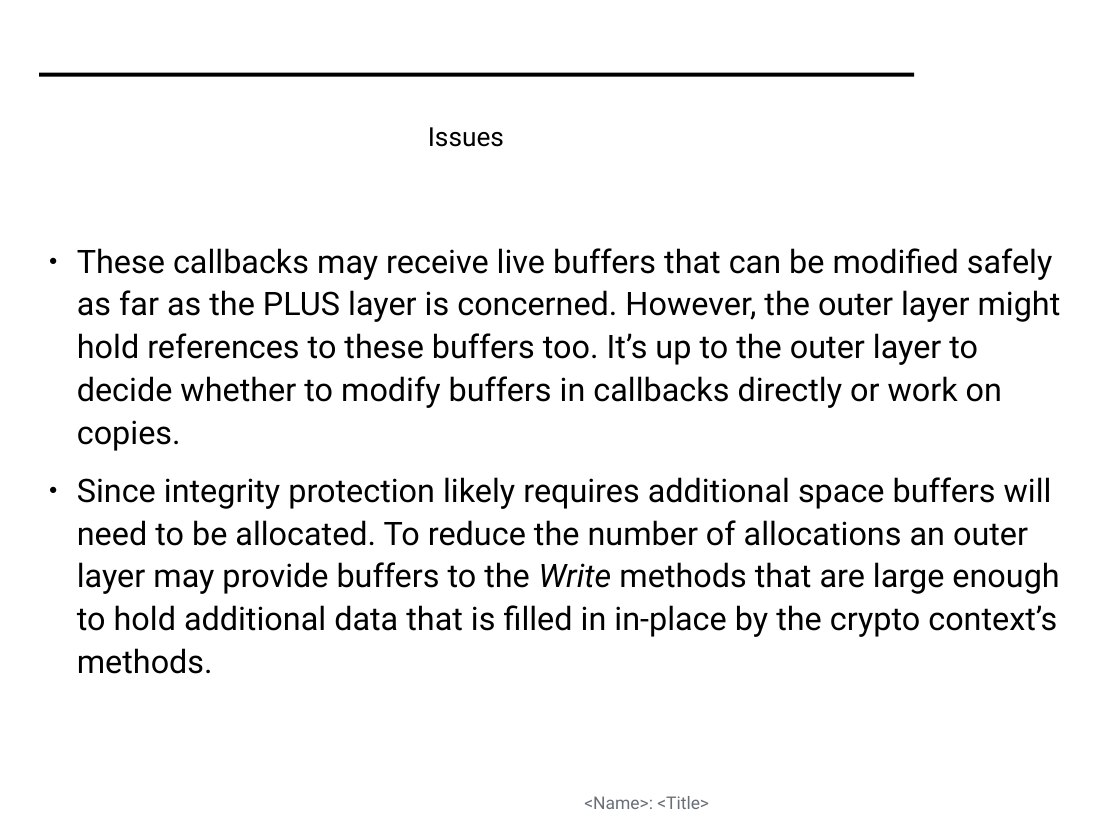
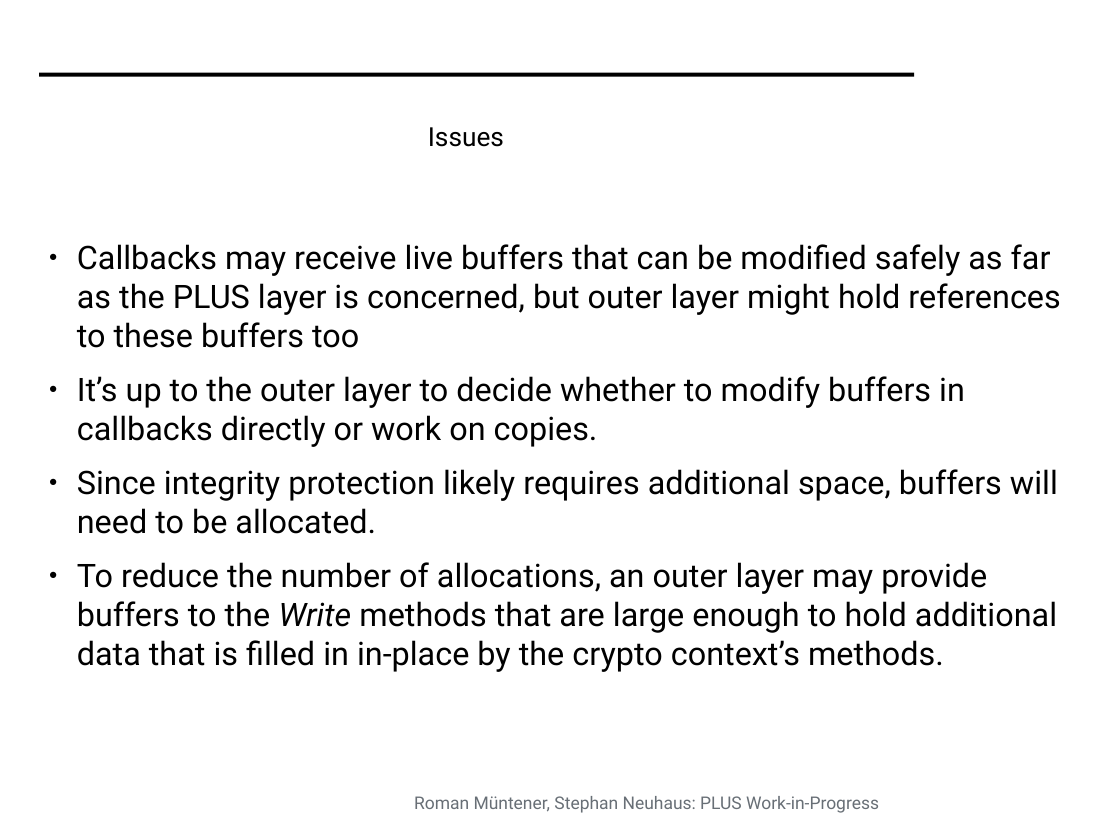
Before and after one commit to mami-project/roadshows, a slide deck: slide 13 of mami-oslo/PLUS_WIP.odp (slide 9 before the commit). Drawn at 1120x840 pixels with LibreOffice and Linux fonts; fonts in the diff are those of the drawing; background and template pictures are left out. Boxes give left, top, right and bottom in pixels: in the first picture for what was removed or moved away, otherwise in the second. Text is boxed around its words. In the diff, an @@ line names an element or a change of style, - is before the commit and + after.

Commit message:
More on PLUS

```diff
--- a/mami-oslo/PLUS_WIP.odp
+++ b/mami-oslo/PLUS_WIP.odp
@@ text at <box>77,244,1060,672</box>: text changed @@
-● These callbacks may receive live buffers that can be modified safely as far as the PLUS layer is concerned. However, the outer layer might hold references to these buffers too. It’s up to the outer layer to decide whether to modify buffers in callbacks directly or work on copies.
-● Since integrity protection likely requires additional space buffers will need to be allocated. To reduce the number of allocations an outer layer may provide buffers to the Write methods that are large enough to hold additional data that is filled in in-place by the crypto context’s methods.
+● Callbacks may receive live buffers that can be modified safely as far as the PLUS layer is concerned, but outer layer might hold references to these buffers too
+● It’s up to the outer layer to decide whether to modify buffers in callbacks directly or work on copies.
+● Since integrity protection likely requires additional space, buffers will need to be allocated.
+● To reduce the number of allocations, an outer layer may provide buffers to the Write methods that are large enough to hold additional data that is filled in in-place by the crypto context’s methods.
@@ text at <box>414,796,879,813</box>: text changed @@
-<Name>: <Title>
+Roman Müntener, Stephan Neuhaus: PLUS Work-in-Progress
```
Also in this commit, not shown: 12 other slides changed, 5 slides added, 1 slide removed.
